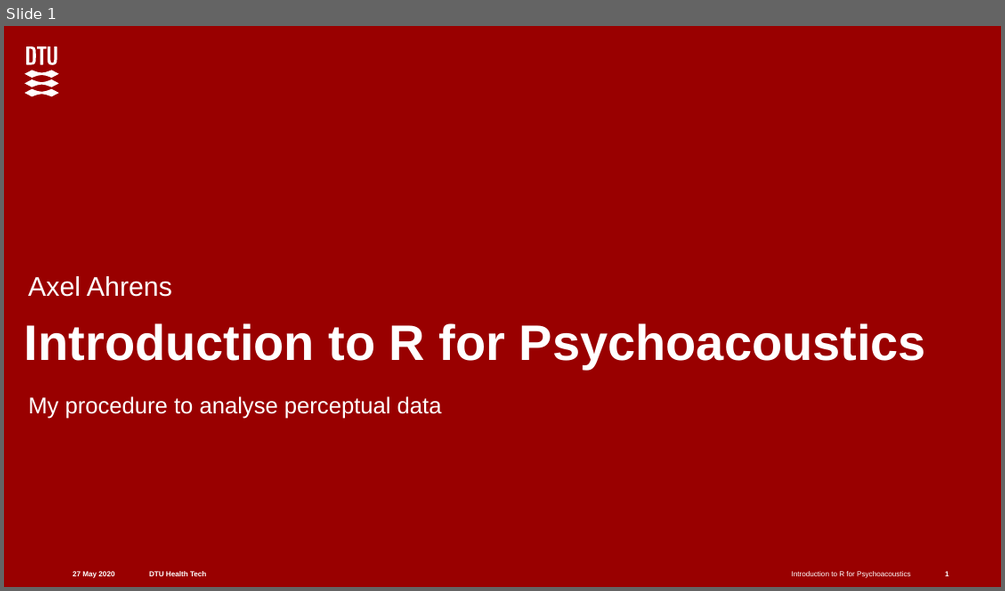
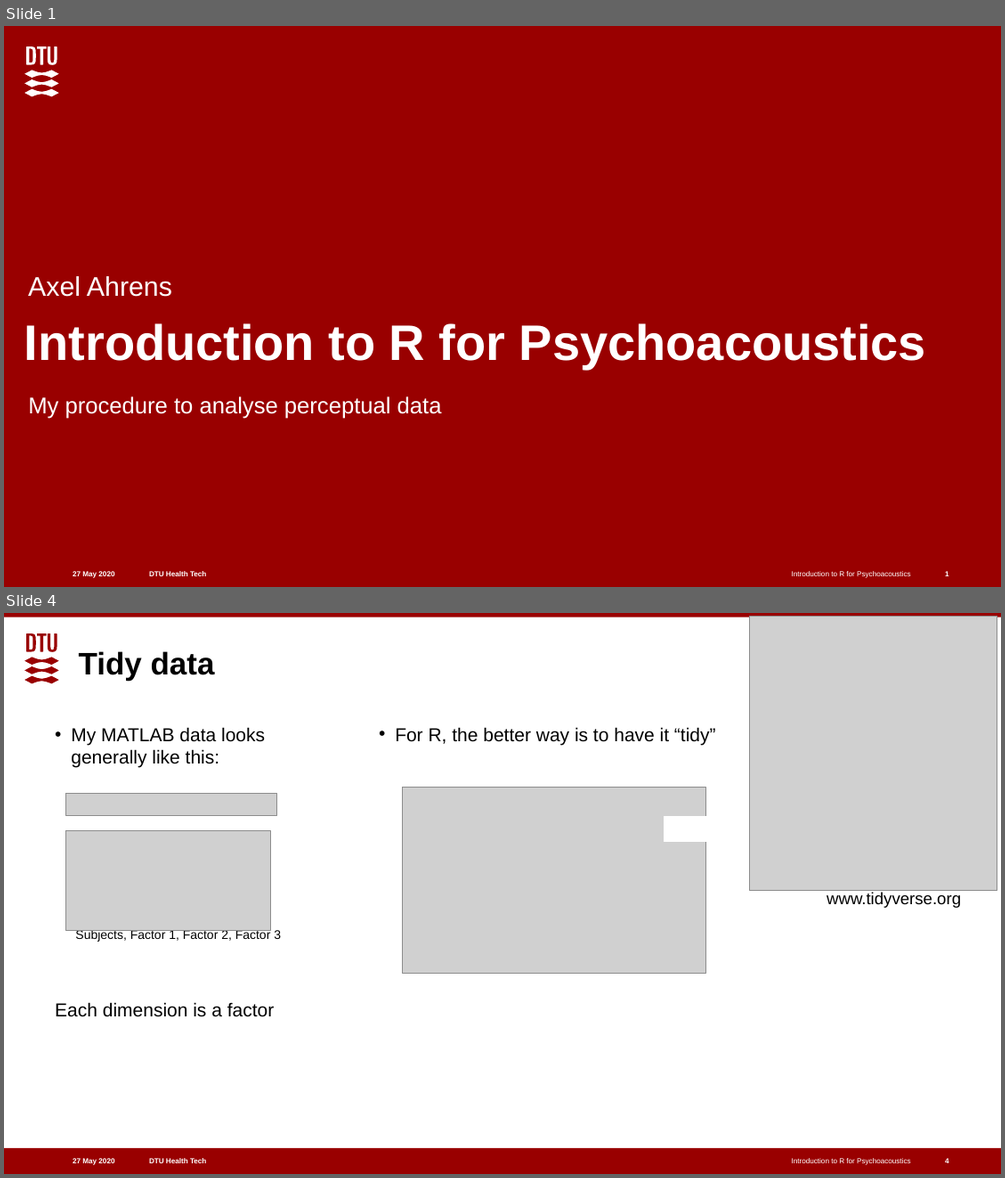
Before and after one commit to aahr/Intro-R-Psychoacoustics, a slide deck: introR4AuditoryScience.pptx. Shown one above the other, each under a label of ours: slide 1 before the commit, slides 1 and 4 after it; the slides between them are not shown. The pictures are 1005x591 and 1005x1178 pixels, drawn with LibreOffice and Linux fonts; fonts in the diff are those of the drawing; grey boxes stand for pictures. Boxes give left, top, right and bottom in pixels: in the first picture for what was removed or moved away, otherwise in the second. Text is boxed around its words. In the diff, an @@ line names an element or a change of style, - is before the commit and + after.

```diff
--- a/introR4AuditoryScience.pptx
+++ b/introR4AuditoryScience.pptx
@@ slide 4 added at [4,613,1001,1174], background #FFFFFF; not listed: 5 template elements that a slide beside it also shows @@
@@ freeform shape added at [25,634,59,684], fill #990000 @@
@@ picture added at [750,616,997,891] @@
@@ title added at [79,651,215,681], 30 pt, text #000000, bold @@
+Tidy data
@@ text added at [55,727,281,1017], 18 pt, text #000000 @@
+• My MATLAB data looks generally like this:
+Subjects, Factor 1, Factor 2, Factor 3
+Each dimension is a factor
@@ text added at [395,727,716,745], 18 pt, text #000000 @@
+• For R, the better way is to have it “tidy”
@@ picture added at [66,793,277,815] @@
@@ picture added at [403,787,706,973] @@
@@ rectangle added at [663,817,705,842], fill #FFFFFF, outline #FFFFFF 0.75 pt @@
@@ picture added at [66,831,270,931] @@
@@ text added at [826,892,961,908], 16 pt, text #000000 @@
+www.tidyverse.org
@@ page number added at [945,1158,949,1163], 7 pt, text #FFFFFF, bold @@
+4
```
Also in this commit, not shown: 7 slides changed, 5 other slides added, 1 slide removed.
